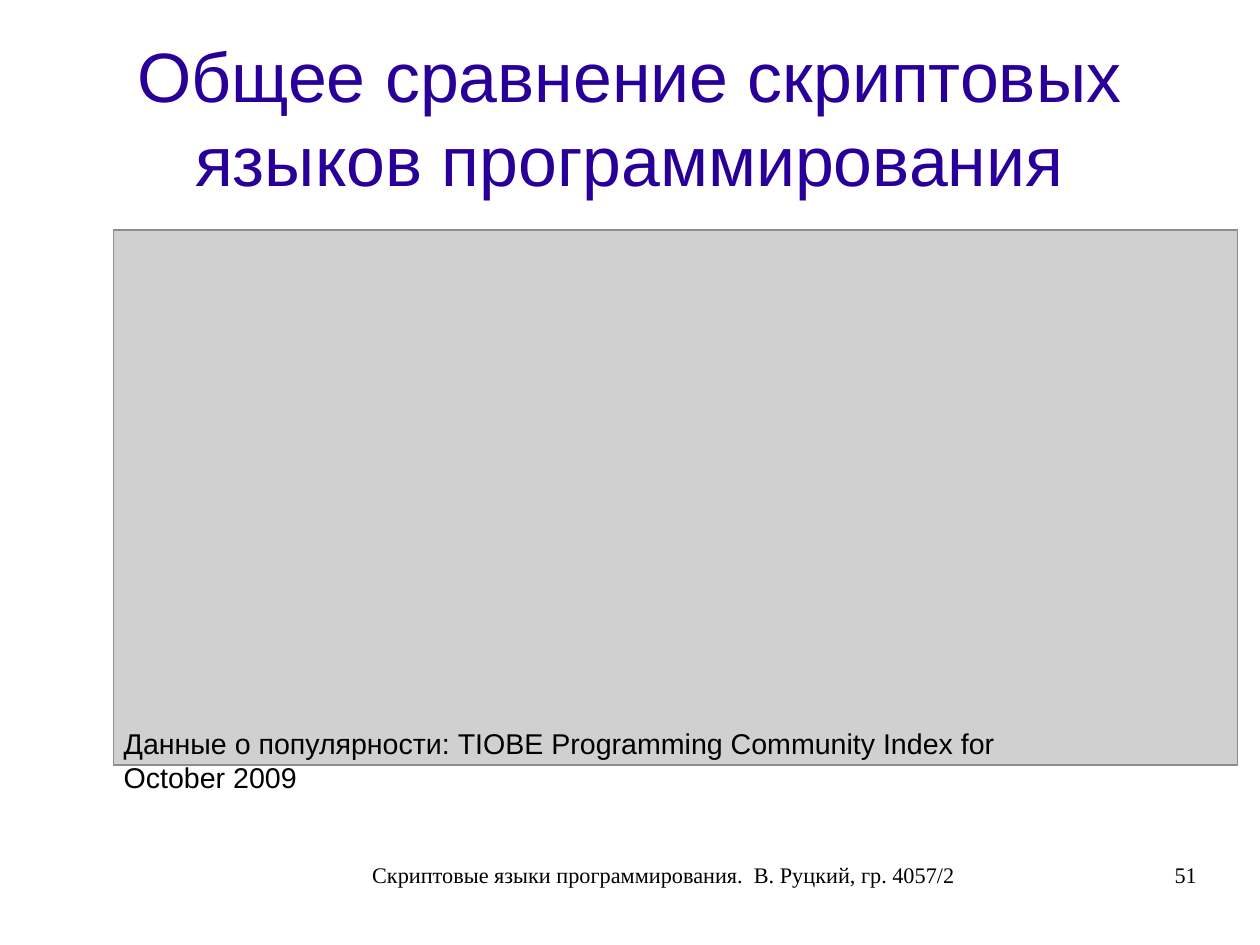
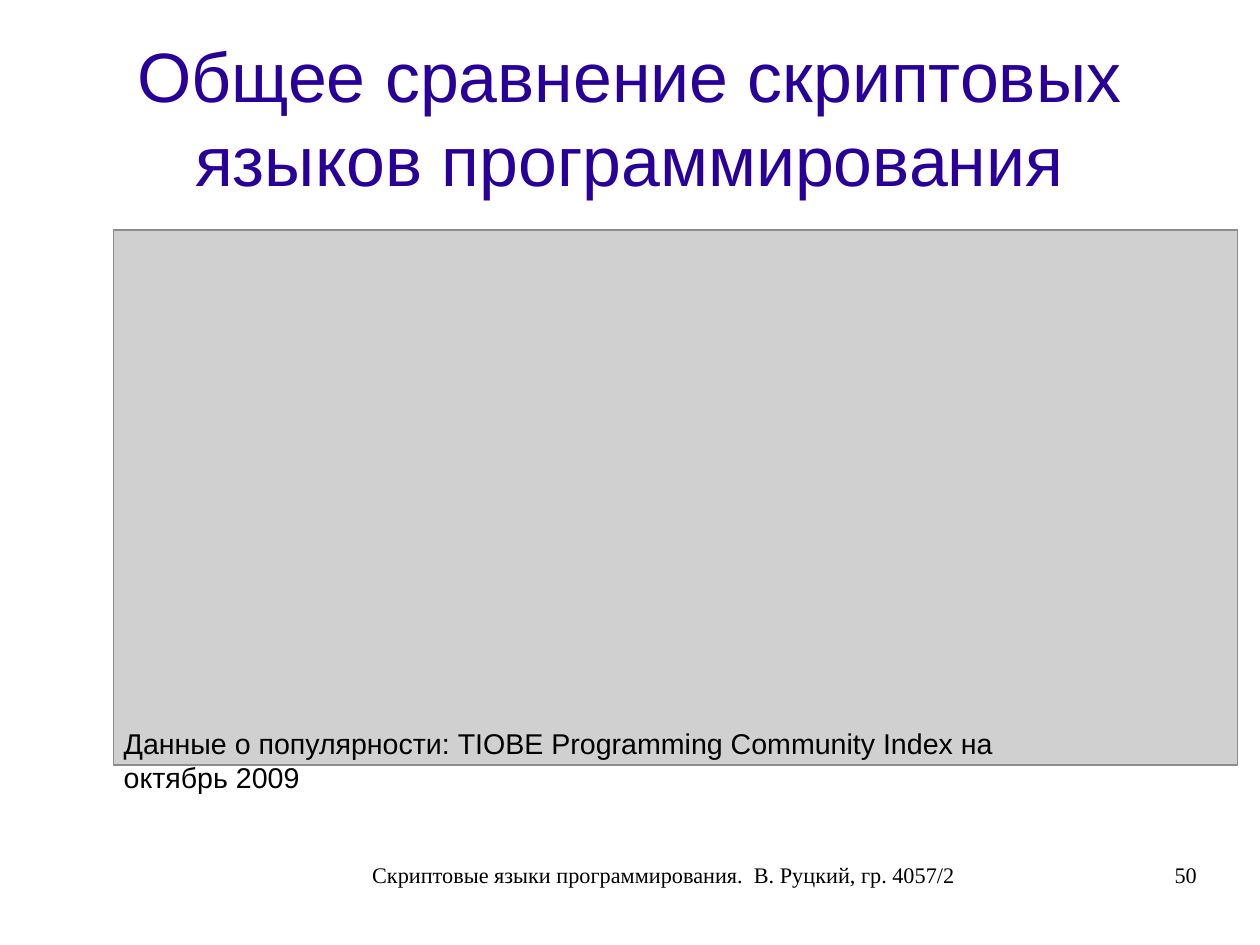
Before and after one commit to rutsky/semester07, a slide deck: slide 50 of Operation_systems/scripting_languages/40572_Rutsky_Scripting_languages.odp (slide 51 before the commit). Drawn at 1260x945 pixels with LibreOffice and Linux fonts; fonts in the diff are those of the drawing; grey boxes stand for pictures. Boxes give left, top, right and bottom in pixels: in the first picture for what was removed or moved away, otherwise in the second. Text is boxed around its words. In the diff, an @@ line names an element or a change of style, - is before the commit and + after.

```diff
--- a/Operation_systems/scripting_languages/40572_Rutsky_Scripting_languages.odp
+++ b/Operation_systems/scripting_languages/40572_Rutsky_Scripting_languages.odp
@@ text at (124,733,993,794): text changed @@
-Данные о популярности: TIOBE Programming Community Index for October 2009
+Данные о популярности: TIOBE Programming Community Index на октябрь 2009
@@ page number at (1175,868,1197,884): text changed @@
-51
+50
```
Also in this commit, not shown: 2 other slides changed, 1 slide removed.
